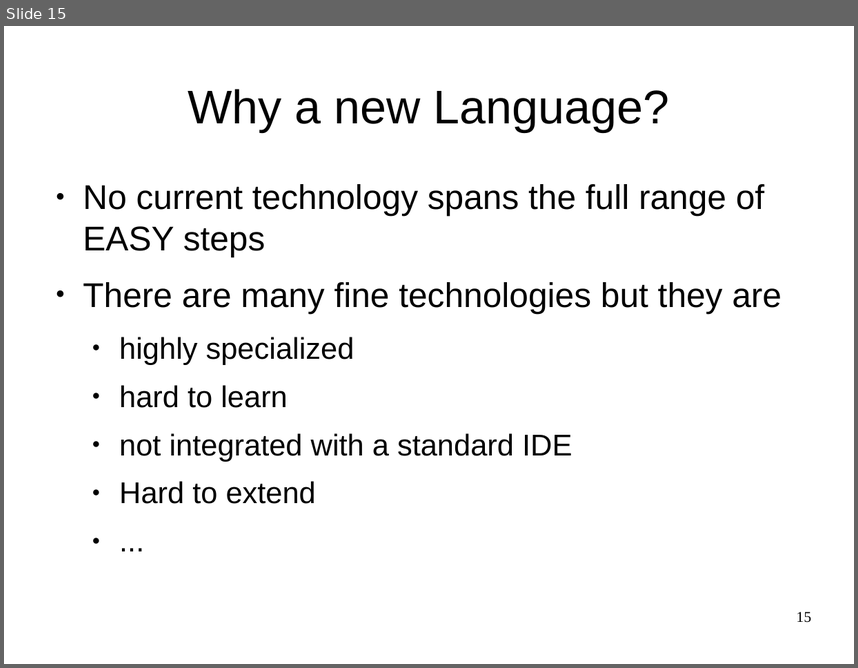
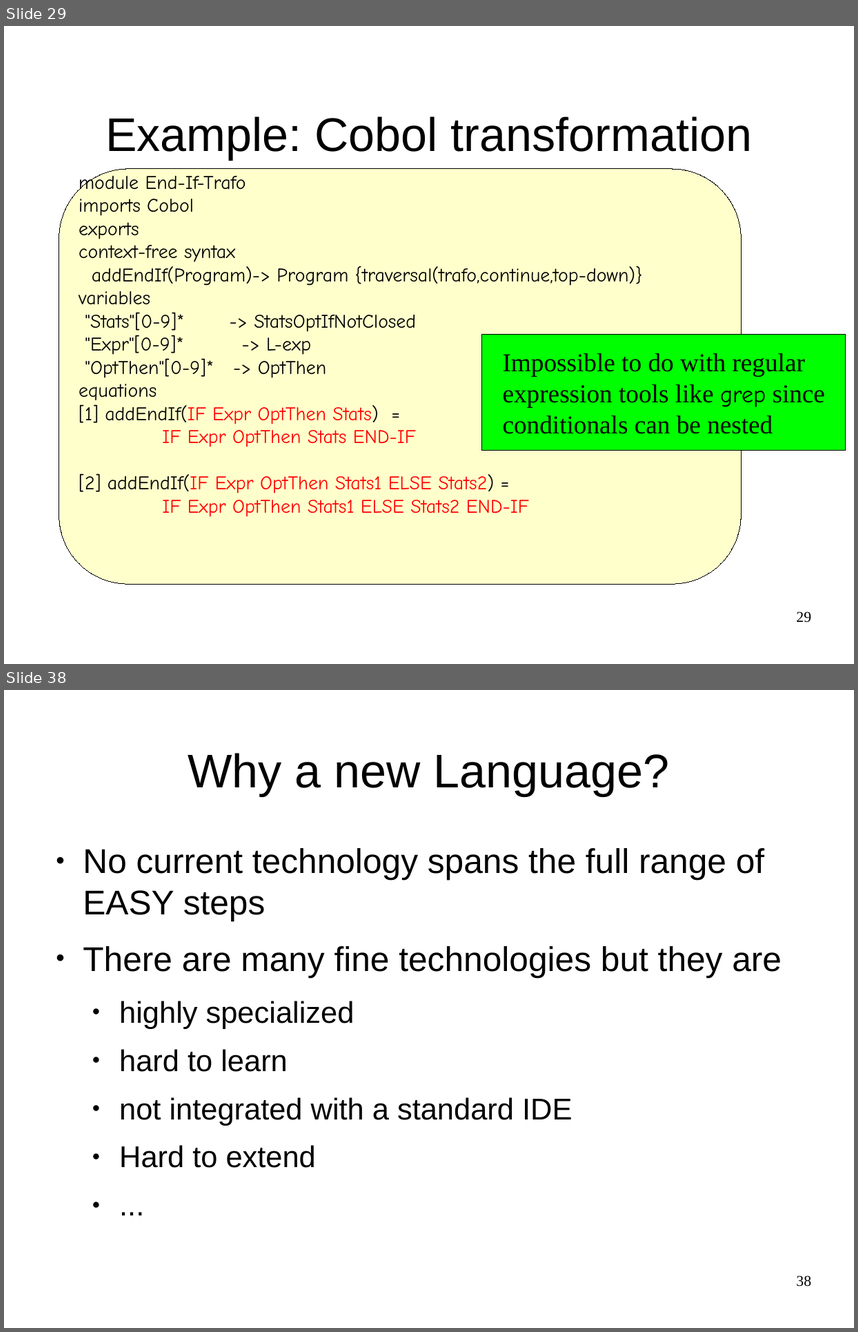
Before and after one commit to cwi-swat/meta-environment, a slide deck: meta-doc/analysis/rascal-slides/rascal-slides.odp. Shown one above the other, each under a label of ours: slide 15 before the commit, slides 29 and 38 after it; the slides between them are not shown. The pictures are 858x668 and 858x1332 pixels, drawn with LibreOffice and Linux fonts; fonts in the diff are those of the drawing; background and template pictures are left out. Boxes give left, top, right and bottom in pixels: in the first picture for what was removed or moved away, otherwise in the second. Text is boxed around its words. In the diff, an @@ line names an element or a change of style, - is before the commit and + after.

```diff
--- a/meta-doc/analysis/rascal-slides/rascal-slides.odp
+++ b/meta-doc/analysis/rascal-slides/rascal-slides.odp
@@ slide 29 added at <box>4,26,854,664</box>, background #FFFFFF @@
@@ title added at <box>105,116,752,159</box>, 44 pt, text #000000 @@
+Example: Cobol transformation
@@ rounded rectangle added at <box>59,169,742,584</box>, fill #FFFFCC, outline #000000 0 pt @@
@@ text added at <box>79,172,643,517</box>, 18 pt, text #000000 @@
+module End-If-Trafo
+imports Cobol
+exports
+context-free syntax
+addEndIf(Program)-> Program {traversal(trafo,continue,top-down)}
+variables
+"Stats"[0-9]* -> StatsOptIfNotClosed
+"Expr"[0-9]* -> L-exp
+"OptThen"[0-9]* -> OptThen
+equations
+[1] addEndIf(IF Expr OptThen Stats) =
+IF Expr OptThen Stats END-IF
+[2] addEndIf(IF Expr OptThen Stats1 ELSE Stats2) =
+IF Expr OptThen Stats1 ELSE Stats2 END-IF
@@ rectangle added at <box>482,334,846,450</box>, fill #00FF00, outline #000000 0 pt, 24 pt, text #000000 @@
+Impossible to do with regular
+expression tools like grep since
+conditionals can be nested
@@ page number added at <box>796,611,811,622</box>, 14 pt, text #000000 @@
+29
@@ what was slide 15 is now slide 38 @@
@@ page number at <box>796,1275,811,1286</box>: text changed @@
-15
+38
```
Also in this commit, not shown: 4 slides changed, 22 other slides added, 1 other file.
